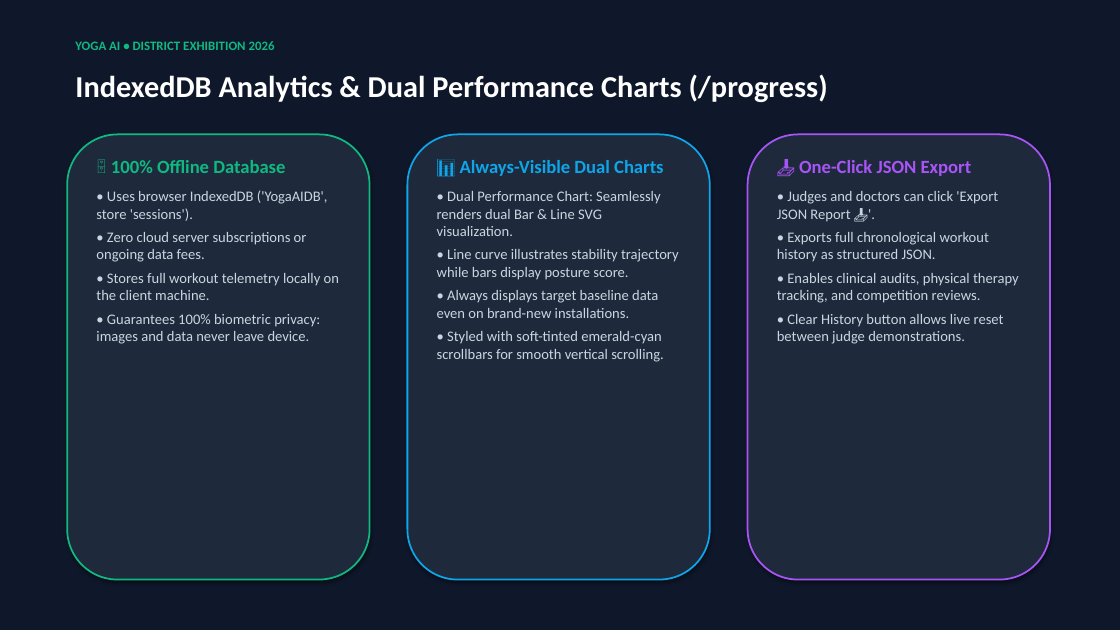
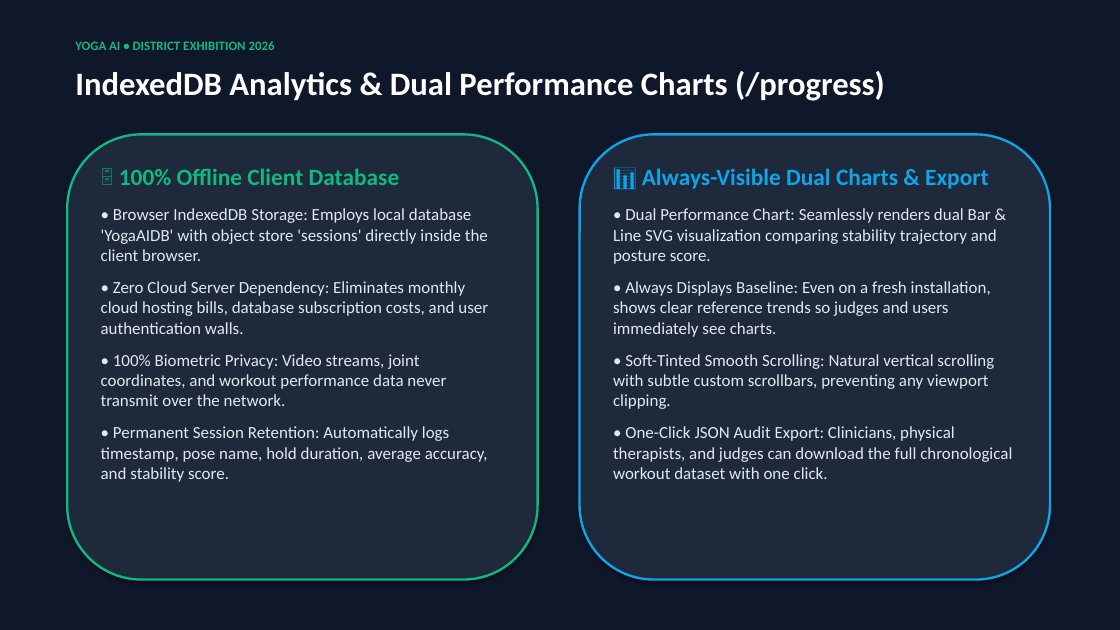
Before and after one commit to bhargav-maker/yoga-ai, a slide deck: slide 8 of Yoga_AI_Presentation.pptx. Drawn at 1120x630 pixels with LibreOffice and Linux fonts; fonts in the diff are those of the drawing. Boxes give left, top, right and bottom in pixels: in the first picture for what was removed or moved away, otherwise in the second. Text is boxed around its words. In the diff, an @@ line names an element or a change of style, - is before the commit and + after.

Commit message:
fix(presentation): remove FAQ, eliminate white scrollbar, enlarge card typography and ensure 100% visibility

```diff
--- a/Yoga_AI_Presentation.pptx
+++ b/Yoga_AI_Presentation.pptx
@@ text "IndexedDB Analytics & Dual Performance ..." at <box>75,71,885,101</box>: size 26 to 28 pt @@
@@ rounded rectangle: place and size @@
-rounded rectangle at <box>67,134,370,580</box>
+rounded rectangle at <box>67,134,538,580</box>
@@ rounded rectangle at <box>67,134,538,580</box>: outline #10B981 1.5 pt to #10B981 2 pt @@
@@ rounded rectangle: place and size @@
-rounded rectangle at <box>408,134,710,580</box>
+rounded rectangle at <box>580,134,1050,580</box>
@@ rounded rectangle at <box>580,134,1050,580</box>: outline #0EA5E9 1.5 pt to #0EA5E9 2 pt @@
@@ rounded rectangle removed at <box>748,134,1050,580</box> @@
@@ text at <box>101,168,488,482</box>: text changed; size 12.5 to 14.5 pt; text colour #CBD5E1 to #E2E8F0 @@
-🗄️ 100% Offline Database
-• Uses browser IndexedDB ('YogaAIDB', store 'sessions').
-• Zero cloud server subscriptions or ongoing data fees.
-• Stores full workout telemetry locally on the client machine.
-• Guarantees 100% biometric privacy: images and data never leave device.
+🗄️ 100% Offline Client Database
+• Browser IndexedDB Storage: Employs local database 'YogaAIDB' with object store 'sessions' directly inside the client browser.
+• Zero Cloud Server Dependency: Eliminates monthly cloud hosting bills, database subscription costs, and user authentication walls.
+• 100% Biometric Privacy: Video streams, joint coordinates, and workout performance data never transmit over the network.
+• Permanent Session Retention: Automatically logs timestamp, pose name, hold duration, average accuracy, and stability score.
@@ text at <box>613,168,1012,479</box>: text changed; size 12.5 to 14.5 pt; text colour #CBD5E1 to #E2E8F0 @@
-📊 Always-Visible Dual Charts
-• Dual Performance Chart: Seamlessly renders dual Bar & Line SVG visualization.
-• Line curve illustrates stability trajectory while bars display posture score.
-• Always displays target baseline data even on brand-new installations.
-• Styled with soft-tinted emerald-cyan scrollbars for smooth vertical scrolling.
+📊 Always-Visible Dual Charts & Export
+• Dual Performance Chart: Seamlessly renders dual Bar & Line SVG visualization comparing stability trajectory and posture score.
+• Always Displays Baseline: Even on a fresh installation, shows clear reference trends so judges and users immediately see charts.
+• Soft-Tinted Smooth Scrolling: Natural vertical scrolling with subtle custom scrollbars, preventing any viewport clipping.
+• One-Click JSON Audit Export: Clinicians, physical therapists, and judges can download the full chronological workout dataset with one click.
@@ text removed at <box>777,160,1019,344</box> @@
-📥 One-Click JSON Export
-• Judges and doctors can click 'Export JSON Report 📥'.
-• Exports full chronological workout history as structured JSON.
-• Enables clinical audits, physical therapy tracking, and competition reviews.
-• Clear History button allows live reset between judge demonstrations.
```
Also in this commit, not shown: 9 other slides changed, 2 other files.
